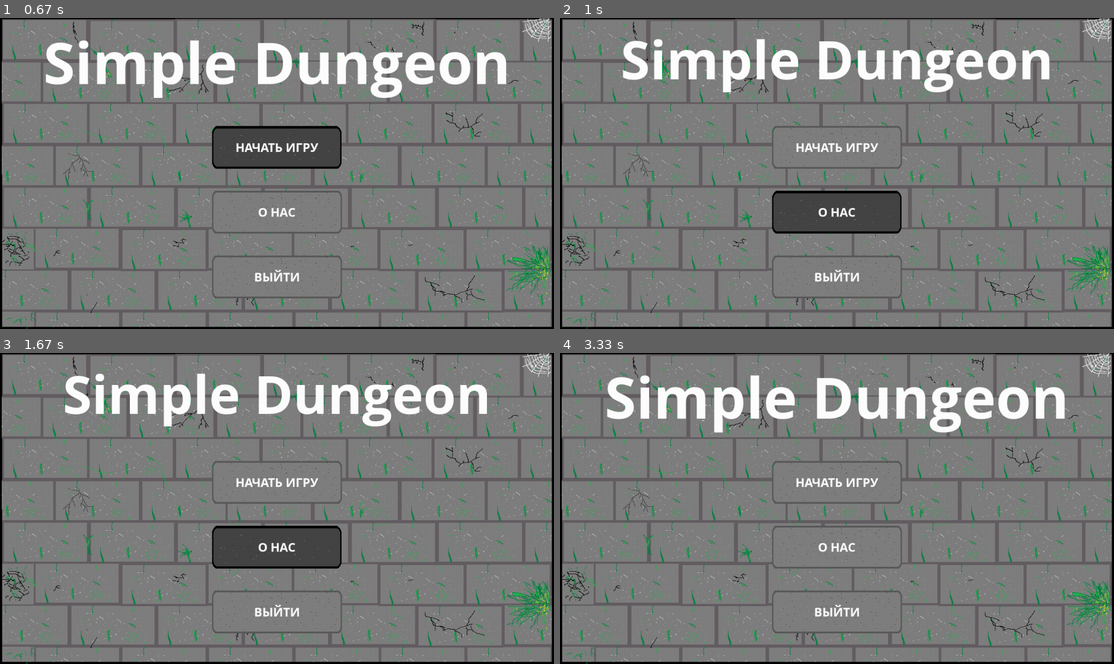
Above: before the commit, frames 1-4 (two rows, left to right).
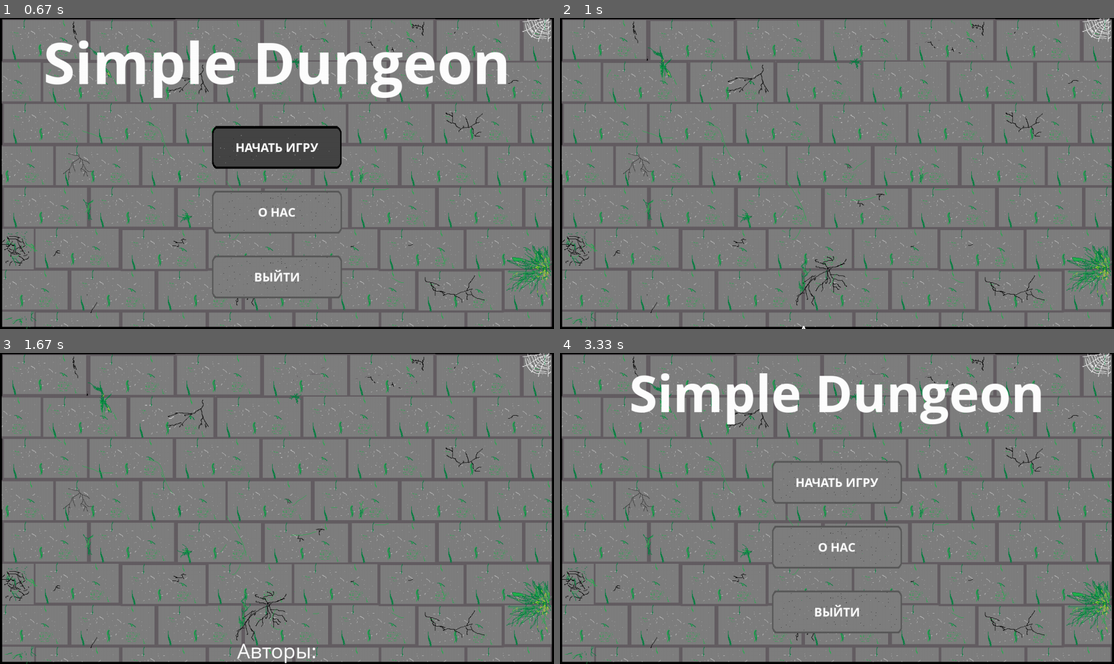
Above: after the commit, the same moments.

Repository: plov-cyber/Simple_Dungeon_PyGame
Game: pygame game, started from main.py
The game is run twice, just before and just after one commit, with the same random seed, the same clock (stepped at 60 frames per second) and the same inputs.
Inputs (mouse positions are in pixels of both pictures, inside the frame that each line leads up to):
- Up to frame 1 (0.67 s): click (277, 148) at 0.38 s
- Up to frame 2 (1 s): click (903, 201) at 0.72 s
- Up to frame 3 (1.67 s): press the mouse at (277, 483) at 1.03 s; move the mouse to (238, 464) at 1.13 s; release the mouse at (199, 443) at 1.27 s; press the mouse at (277, 483) at 1.37 s; move the mouse to (249, 520) at 1.47 s; release the mouse at (221, 558) at 1.6 s
- Up to frame 4 (3.33 s): press the mouse at (837, 611) at 1.7 s; move the mouse to (731, 555) at 1.8 s; release the mouse at (632, 499) at 1.93 s; click (803, 480) at 2.05 s; press the mouse at (837, 483) at 2.37 s; move the mouse to (903, 480) at 2.47 s; release the mouse at (975, 480) at 2.6 s; press the mouse at (837, 545) at 2.7 s; move the mouse to (864, 505) at 2.8 s; release the mouse at (892, 464) at 2.93 s; press the mouse at (837, 483) at 3.03 s; move the mouse to (753, 496) at 3.13 s; release the mouse at (670, 511) at 3.27 s

Frame 1 is identical in both runs. In frame 2, 9.4% of the frame differs, in the area x 11-89%, y 6-100%; in frame 3, 9.6%, in the area x 11-88%, y 6-100%; in frame 4, 5.6%.

Commit message:
Сделаны титры, но не до конца

Diff:
--- a/main.py
+++ b/main.py
@@ -36,6 +36,7 @@
         return False
 
 
+BLACK = (0, 0, 0)
 WHITE = (255, 255, 255)
 BTN_IMGS = [pygame.image.load('sources/btn.png'), pygame.image.load('sources/btn_act.png')]
 BACKGROUND = pygame.image.load('sources/background.png')
@@ -44,7 +45,8 @@
 WIN_WIDTH = 1280
 WIN_HEIGHT = 720
 FPS = 60
-MENU_SCREEN = 'menu_sc'
+MENU_SCREEN = 'menu_screen'
+ABOUT_SCREEN = 'about_screen'
 
 screen = pygame.display.set_mode((WIN_WIDTH, WIN_HEIGHT))
 pygame.display.set_caption('Simple Dungeon')
@@ -52,13 +54,18 @@
 clock = pygame.time.Clock()
 
 now_screen = MENU_SCREEN
+
+about_screen = pygame.Surface((WIN_WIDTH, WIN_HEIGHT))
+about_screen.blit(BACKGROUND.convert(), (0, 0))
+titre_y = WIN_HEIGHT
+
 menu_screen = pygame.Surface((WIN_WIDTH, WIN_HEIGHT))
 menu_screen.blit(BACKGROUND.convert(), (0, 0))
 title_size = 120
 title_text = pygame.font.SysFont('comicsansms', title_size, bold=True).render('Simple Dungeon', 1, WHITE)
 menu_screen.blit(title_text, ((WIN_WIDTH - title_text.get_width()) // 2, 5))
 
-SCREENS = {MENU_SCREEN: menu_screen}
+SCREENS = {MENU_SCREEN: menu_screen, ABOUT_SCREEN: about_screen}
 BUTTONS = [Button(WIN_WIDTH // 2 - 150, 250, 300, 100, 'НАЧАТЬ ИГРУ', menu_screen),
            Button(WIN_WIDTH // 2 - 150, 400, 300, 100, 'О НАС', menu_screen),
            Button(WIN_WIDTH // 2 - 150, 550, 300, 100, 'ВЫЙТИ', menu_screen)]
@@ -67,8 +74,8 @@
 flag = True
 
 while running:
-    menu_screen.blit(BACKGROUND.convert(), (0, 0))
     if now_screen == MENU_SCREEN:
+        menu_screen.blit(BACKGROUND.convert(), (0, 0))
         if flag and title_size < 140:
             title_size += 0.5
         else:
@@ -82,6 +89,15 @@
 
         for btn in BUTTONS:
             btn.change_state()
+    elif now_screen == ABOUT_SCREEN:
+        about_screen.blit(BACKGROUND.convert(), (0, 0))
+        text_y = 0
+        with open('sources/titres.txt', encoding='utf-8') as f:
+            for s in f.readlines():
+                text = pygame.font.SysFont('comicsansms', 50).render(s.strip(), 1, WHITE)
+                about_screen.blit(text, ((WIN_WIDTH - text.get_width()) // 2, titre_y + text_y))
+                text_y += text.get_height()
+        titre_y -= 2
 
     for event in pygame.event.get():
         if event.type == pygame.QUIT:
@@ -92,6 +108,12 @@
                 if event.type == pygame.MOUSEBUTTONUP and event.button == 1 and btn.is_focused(event.pos):
                     if btn.title == 'ВЫЙТИ':
                         running = False
+                    elif btn.title == 'О НАС':
+                        now_screen = ABOUT_SCREEN
+
+        elif now_screen == ABOUT_SCREEN:
+            if event.type == pygame.MOUSEBUTTONUP or event.type == pygame.KEYUP:
+                now_screen = MENU_SCREEN
 
     screen.blit(SCREENS[now_screen], (0, 0))
     pygame.display.flip()
--- /dev/null
+++ b/sources/titres.txt
@@ -0,0 +1,12 @@
+Авторы:
+Лев Рехлов
+Тагир Хусаинов
+
+Разработчик:
+Лев Рехлов
+
+Геймдизайнер:
+Хусаинов Тагир
+
+Музыка:
+Георгий Симаков
